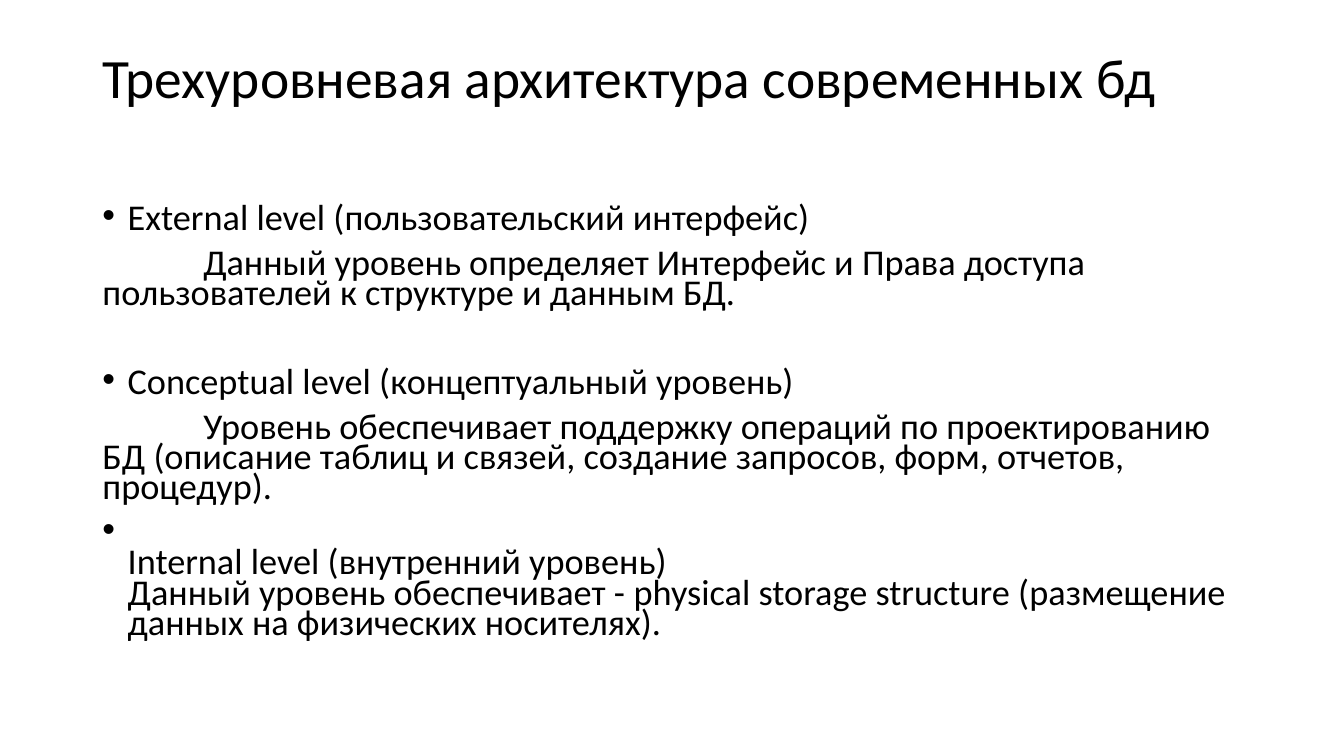
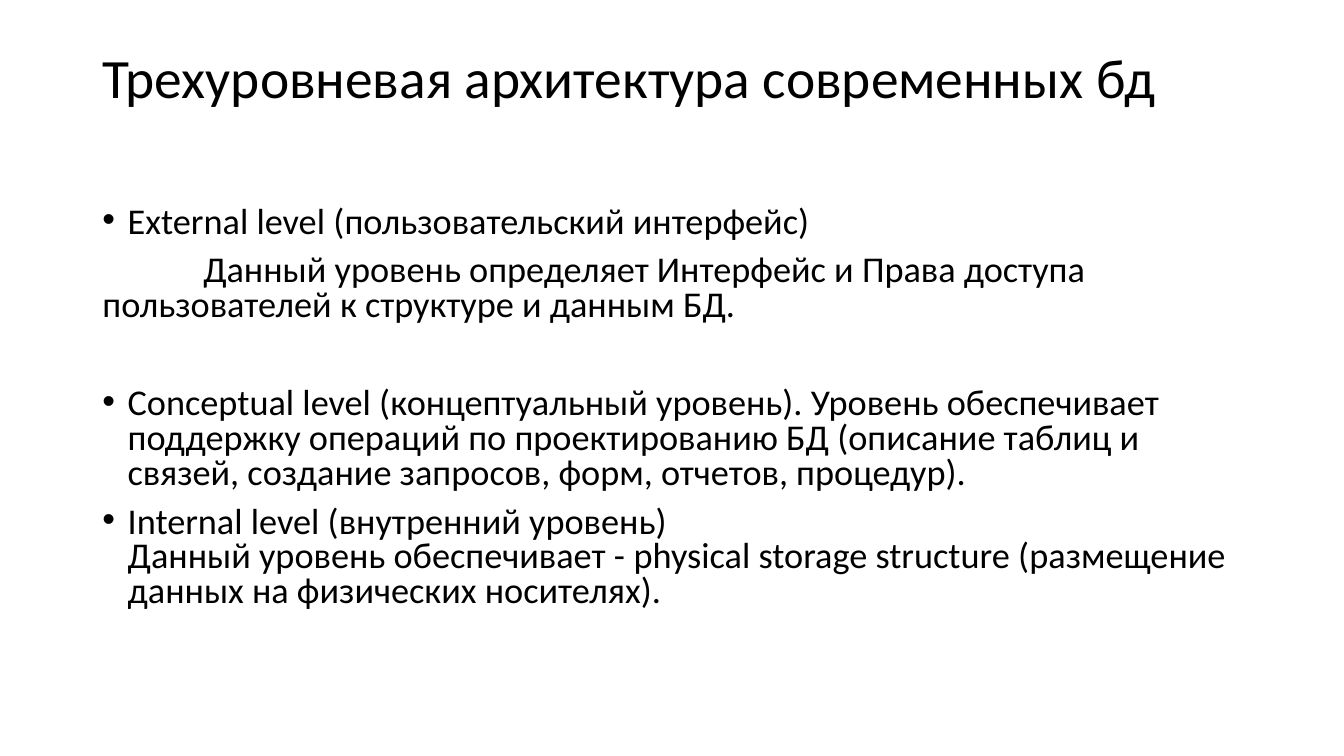
Before and after one commit to avdosev/DataBasePresentations, a slide deck: slide 4 of СУБД/Презентация.pptx (slide 5 before the commit). Drawn at 1344x756 pixels with LibreOffice and Linux fonts; fonts in the diff are those of the drawing. Boxes give left, top, right and bottom in pixels: in the first picture for what was removed or moved away, otherwise in the second. Text is boxed around its words. In the diff, an @@ line names an element or a change of style, - is before the commit and + after.

Commit message:
пофлексил

```diff
--- a/СУБД/Презентация.pptx
+++ b/СУБД/Презентация.pptx
@@ text at (102,207,1225,609): line spacing 0.7 to 0.8 @@
@@ text at (128,388,1159,491): text changed @@
-• Conceptual level (концептуальный уровень)
-Уровень обеспечивает поддержку операций по проектированию БД (описание таблиц и связей, создание запросов, форм, отчетов, процедур).
+• Conceptual level (концептуальный уровень). Уровень обеспечивает поддержку операций по проектированию БД (описание таблиц и связей, создание запросов, форм, отчетов, процедур).
```
